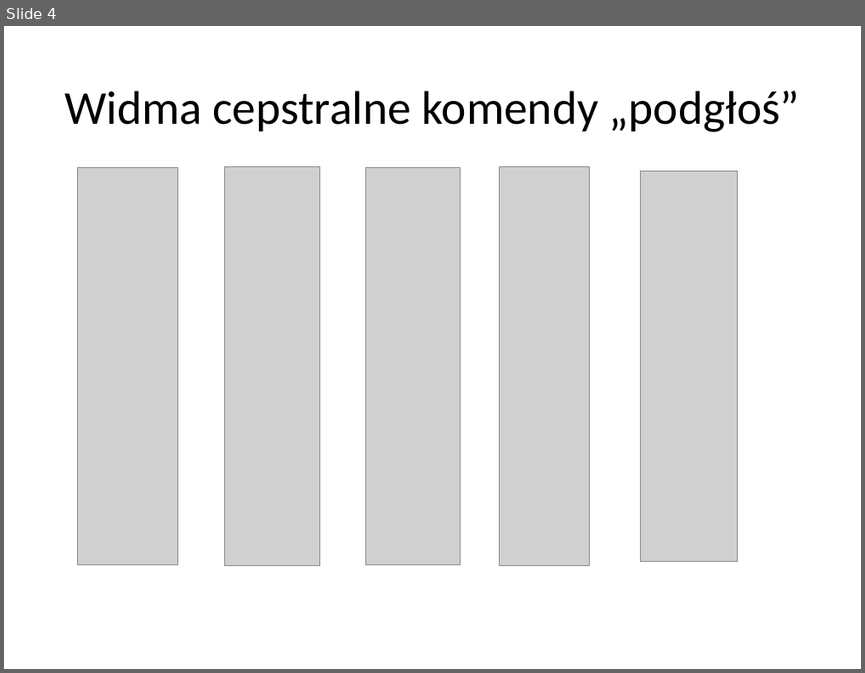
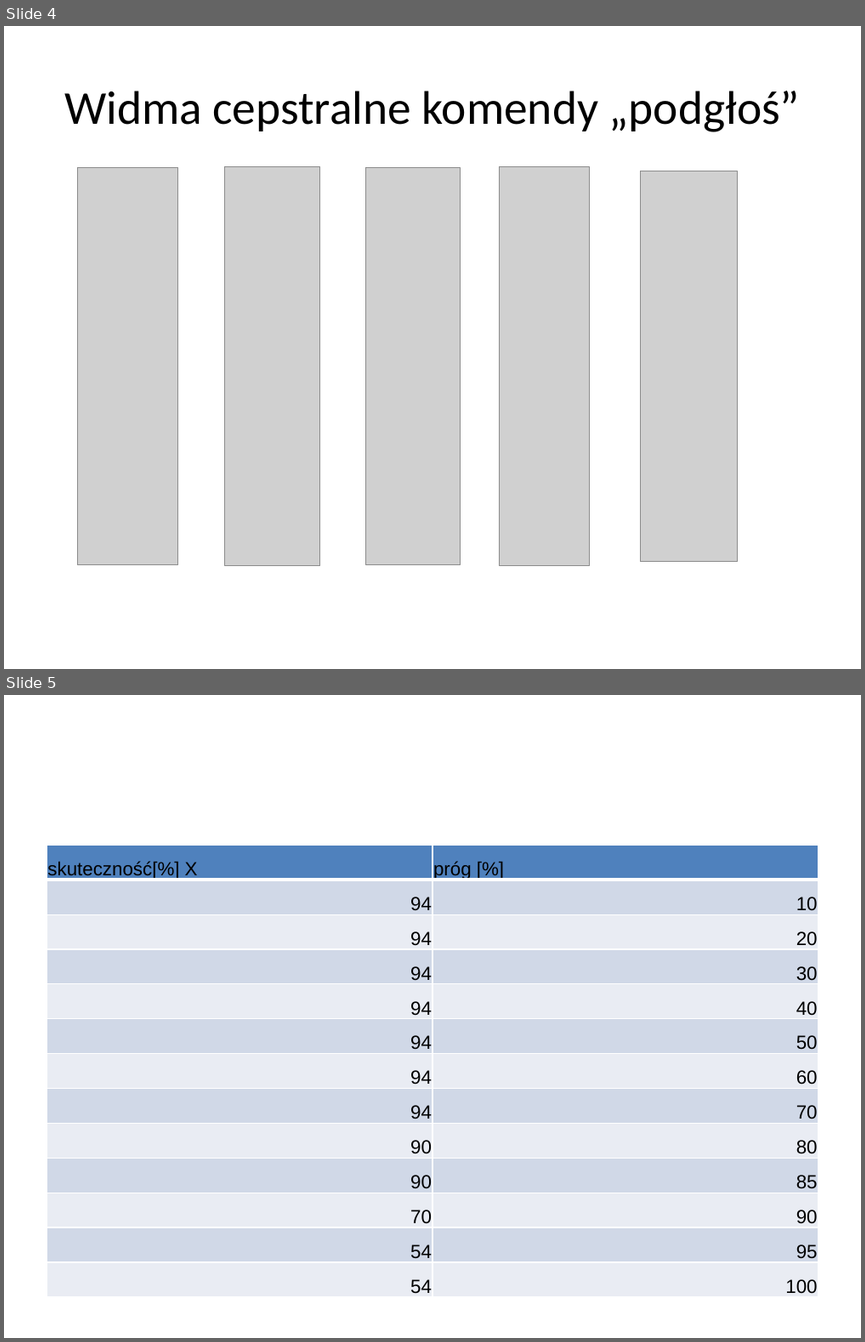
Before and after one commit to kaczanmo/projekt_j_nat_2013, a slide deck: prezentacja1/prezentacja1.pptx. Shown one above the other, each under a label of ours: slide 4 before the commit, slides 4 and 5 after it. The pictures are 865x673 and 865x1342 pixels, drawn with LibreOffice and Linux fonts; fonts in the diff are those of the drawing; grey boxes stand for pictures. Boxes give left, top, right and bottom in pixels: in the first picture for what was removed or moved away, otherwise in the second. Text is boxed around its words. In the diff, an @@ line names an element or a change of style, - is before the commit and + after.

```diff
--- a/prezentacja1/prezentacja1.pptx
+++ b/prezentacja1/prezentacja1.pptx
@@ slide 5 added at (4, 695, 861, 1338), background #FFFFFF @@
@@ table added at (46, 845, 818, 1297), 13 rows, 2 columns @@
+skuteczność[%] X | próg [%]
+94 | 10
+94 | 20
+94 | 30
+94 | 40
+94 | 50
+94 | 60
+94 | 70
+90 | 80
+90 | 85
+70 | 90
+54 | 95
+54 | 100
```
Also in this commit, not shown: 2 slides changed.
